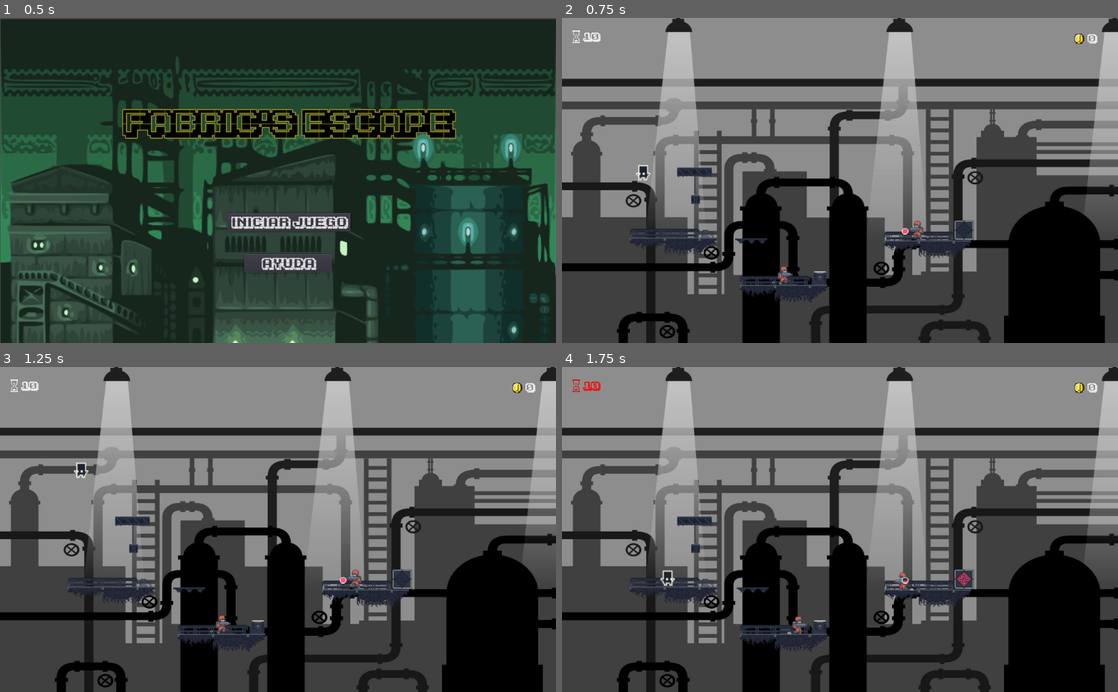
Above: before the commit, frames 1-4 (two rows, left to right).
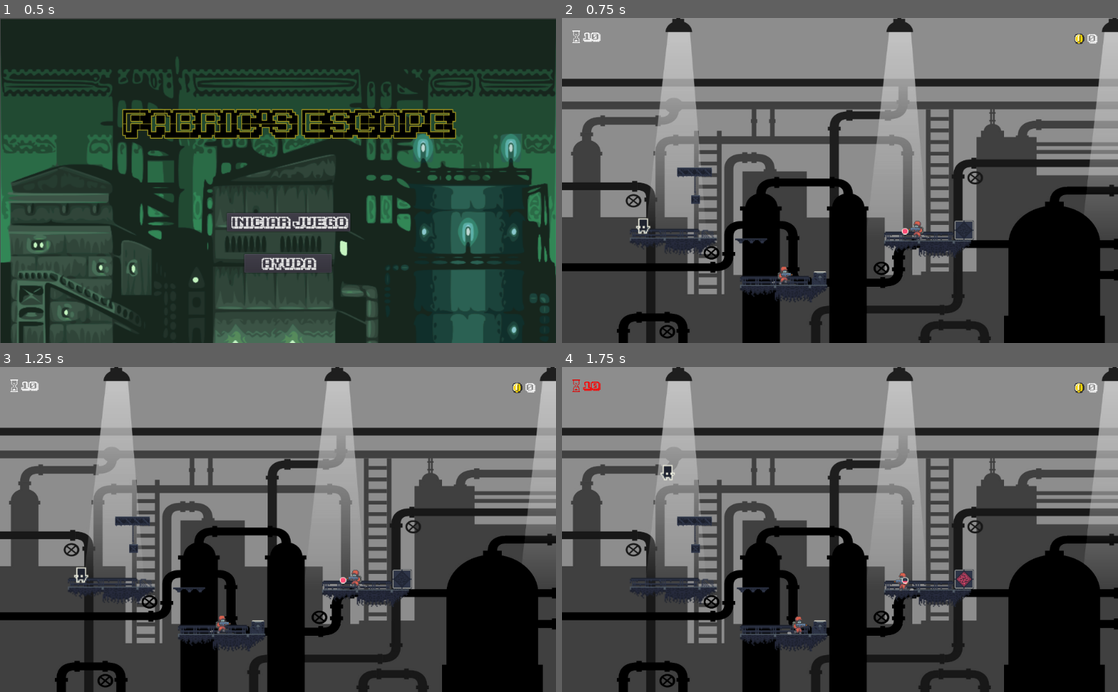
Above: after the commit, the same moments.

Repository: sennedjem/-unq-ipv-minion3
Game: Godot game, scene res://Resources/EscenaInicial.tscn
Same seed, same stepped clock (60 frames per second), same inputs: the game is played once before the commit and once after it. Sound files missing from this copy of the repository are replaced by a short silence.
Inputs:
- Up to frame 1 (0.5 s): no input
- Up to frame 2 (0.75 s): click "Iniciar juego" at 0.5 s
- Up to frame 3 (1.25 s): no input
- Up to frame 4 (1.75 s): tap Enter (ui_accept) at 1.25, 1.52 s; hold Right (ui_right) from 1.28 s (still down)

Frame 1 is identical in both runs. In frame 2, 0.2% of the frame differs, in the area x 13-16%, y 45-67%; in frame 3, 0.2%, in the area x 13-16%, y 29-67%; in frame 4, 0.2%.

Commit message:
prueba de cambio en juiciness

Diff:
--- a/Resources/Bala.gd
+++ b/Resources/Bala.gd
@@ -32,4 +32,5 @@
 
 func _on_Timer_timeout():
 	$Timer.stop()
+	print('jaja')
 	$"..".disparando = false
--- a/Resources/MovingPlatform.gd
+++ b/Resources/MovingPlatform.gd
@@ -3,7 +3,7 @@
 const IDLE_DURATION = 1.0
 
 export var move_to = Vector2.RIGHT * 192
-export var speed = 3.0
+export var speed = 2.0
 
 onready var platform = $Platform
 onready var tween = $MoveTween
--- a/Resources/Personaje.tscn
+++ b/Resources/Personaje.tscn
@@ -13,14 +13,14 @@
 
 [sub_resource type="SpriteFrames" id=1]
 animations = [ {
+"frames": [ ExtResource( 2 ), ExtResource( 4 ), ExtResource( 5 ), ExtResource( 3 ), ExtResource( 1 ) ],
+"loop": true,
+"name": "camina",
+"speed": 5.0
+}, {
 "frames": [ ExtResource( 2 ), ExtResource( 9 ), ExtResource( 8 ), ExtResource( 7 ) ],
 "loop": true,
 "name": "salto",
-"speed": 5.0
-}, {
-"frames": [ ExtResource( 2 ), ExtResource( 4 ), ExtResource( 5 ), ExtResource( 3 ), ExtResource( 1 ) ],
-"loop": true,
-"name": "camina",
 "speed": 5.0
 } ]
 
--- a/Scripts/PersonajeJugable.gd
+++ b/Scripts/PersonajeJugable.gd
@@ -18,12 +18,13 @@
 # Called when the node enters the scene tree for the first time.
 func _physics_process(delta):
 	get_input()
-	velocity.y += gravity * delta
 	if jumping:
 		$AnimatedSprite.play("salto")
 	if jumping and is_on_floor():
 		jumping = false
-	velocity = move_and_slide(velocity,Vector2(0, -1))
+	if caminando:
+		velocity.y += gravity * delta
+		velocity = move_and_slide(velocity,Vector2(0, -1))
 
 func jump_power_up():
 	jump_speed = -800
